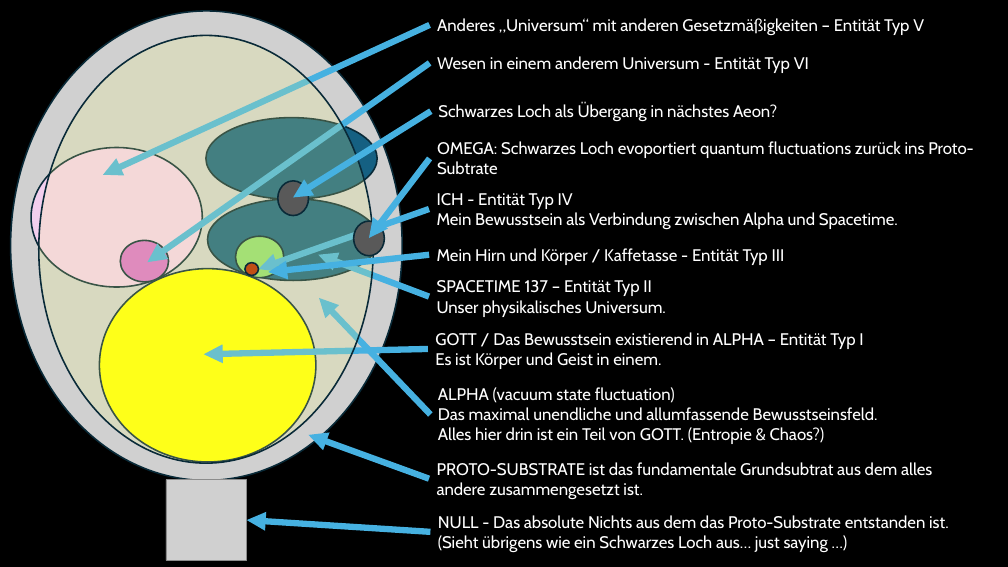
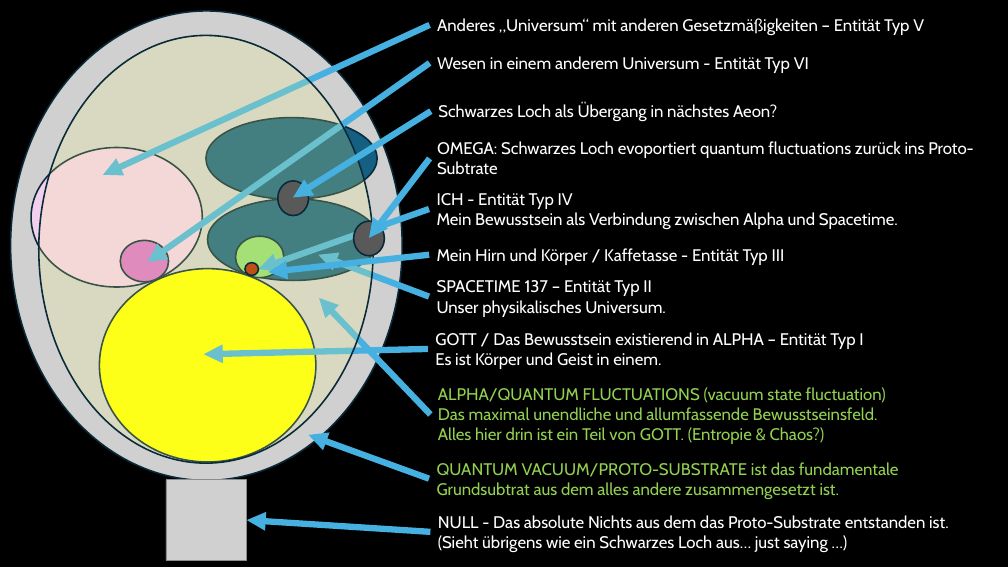
Before and after one commit to TripBuddy81/TripBuddy, a slide deck: slide 1 of media/ideas/Alpha and Omega.pptx. Drawn at 1008x567 pixels with LibreOffice and Linux fonts; fonts in the diff are those of the drawing; grey boxes stand for pictures. Boxes give left, top, right and bottom in pixels: in the first picture for what was removed or moved away, otherwise in the second. Text is boxed around its words. In the diff, an @@ line names an element or a change of style, - is before the commit and + after.

```diff
--- a/media/ideas/Alpha and Omega.pptx
+++ b/media/ideas/Alpha and Omega.pptx
@@ text at (x1=438, y1=387, x2=886, y2=403): text changed; text colour #FFFFFF to #92D050 @@
-ALPHA (vacuum state fluctuation)
+ALPHA/QUANTUM FLUCTUATIONS (vacuum state fluctuation)
@@ text at (x1=438, y1=407, x2=878, y2=444): text colour #FFFFFF to #92D050 in "Das maximal unendliche und allumfassende Bewusstseinsfeld.", "Alles hier drin ist ein Teil von ..." @@
@@ text at (x1=437, y1=462, x2=899, y2=499): text changed; text colour #FFFFFF to #92D050 @@
-PROTO-SUBSTRATE ist das fundamentale Grundsubtrat aus dem alles andere zusammengesetzt ist.
+QUANTUM VACUUM/PROTO-SUBSTRATE ist das fundamentale Grundsubtrat aus dem alles andere zusammengesetzt ist.
```
Also in this commit, not shown: 1 other slide changed, 1 other file.
